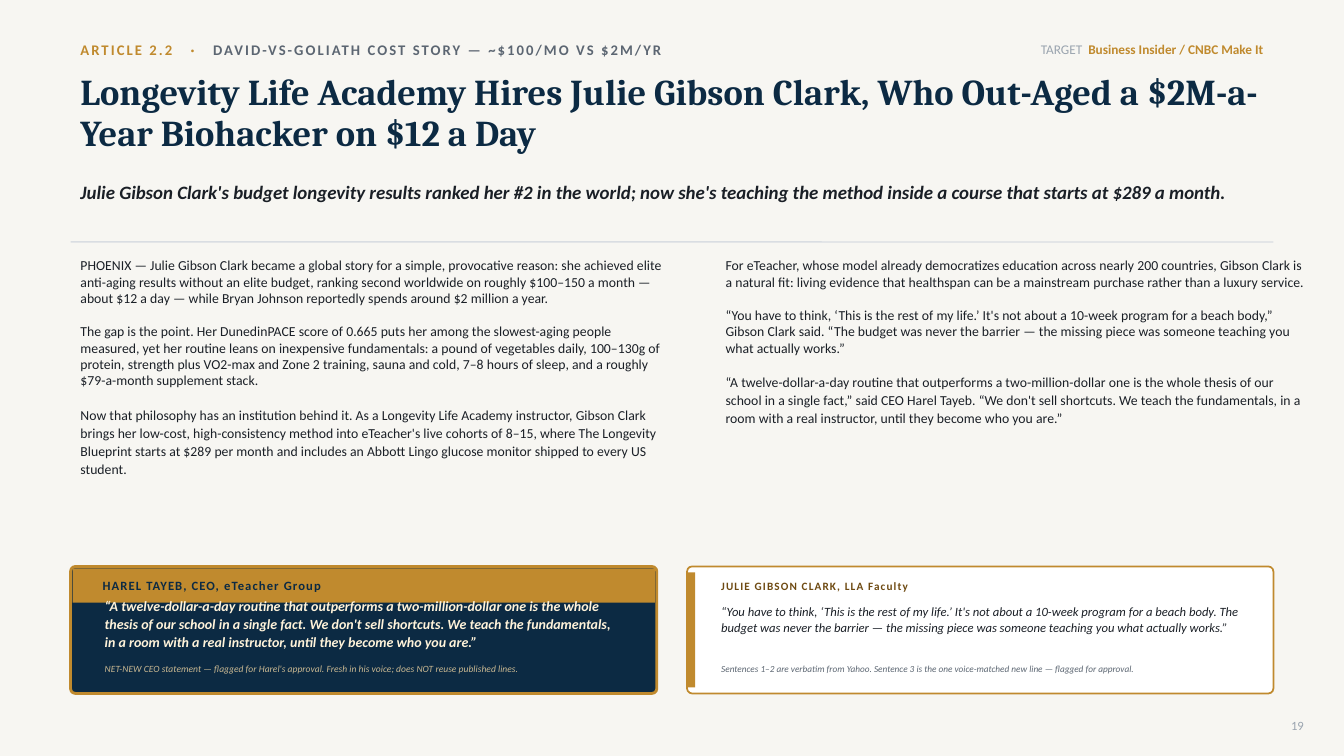
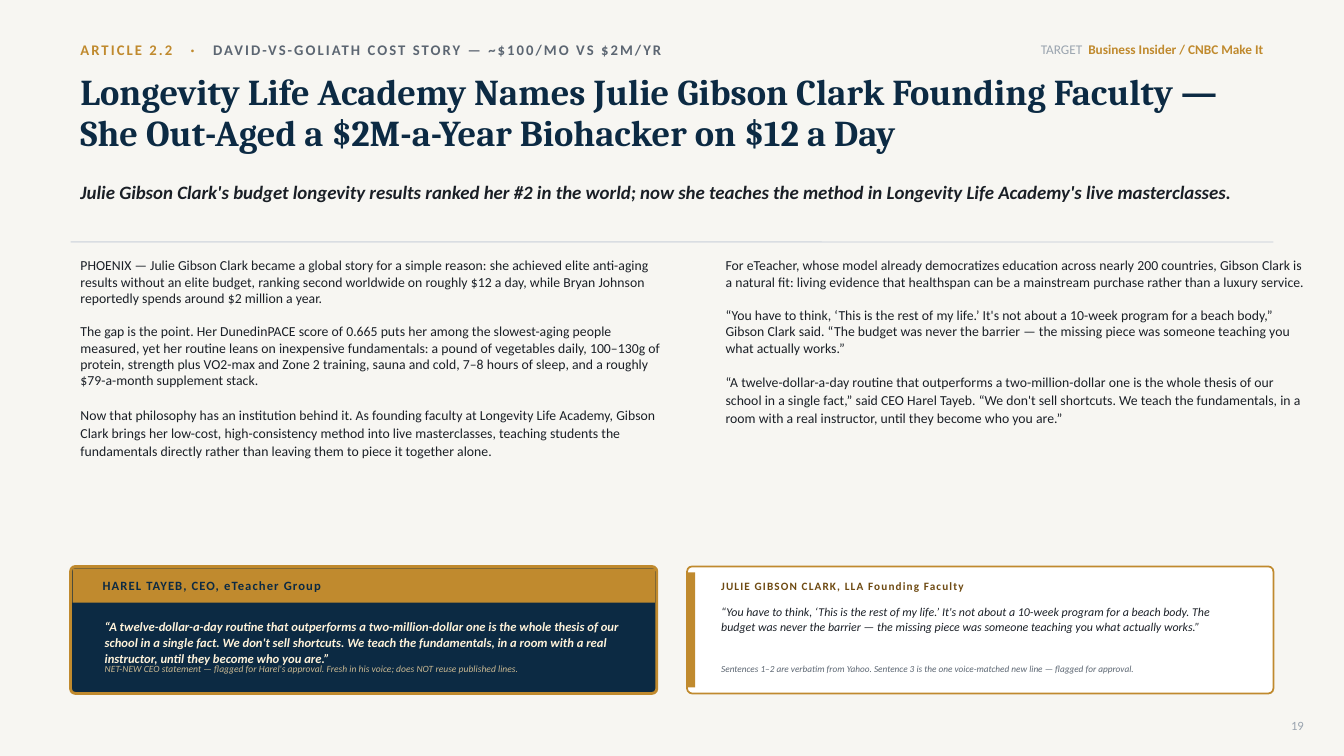
Before and after one commit to gitteromri-ux/eteacher-longevity-pr-campaign, a slide deck: slide 19 of eTeacher_Longevity_PR_Campaign.pptx. Drawn at 1344x756 pixels with LibreOffice and Linux fonts; fonts in the diff are those of the drawing. Boxes give left, top, right and bottom in pixels: in the first picture for what was removed or moved away, otherwise in the second. Text is boxed around its words. In the diff, an @@ line names an element or a change of style, - is before the commit and + after.

Commit message:
Julie = founding faculty teaching masterclasses (not the Blueprint); simplify openings

```diff
--- a/eTeacher_Longevity_PR_Campaign.pptx
+++ b/eTeacher_Longevity_PR_Campaign.pptx
@@ text at [80, 79, 1173, 154]: text changed @@
-Longevity Life Academy Hires Julie Gibson Clark, Who Out-Aged a $2M-a-Year Biohacker on $12 a Day
+Longevity Life Academy Names Julie Gibson Clark Founding Faculty — She Out-Aged a $2M-a-Year Biohacker on $12 a Day
@@ text at [80, 185, 1231, 202]: text changed @@
-Julie Gibson Clark's budget longevity results ranked her #2 in the world; now she's teaching the method inside a course that starts at $289 a month.
+Julie Gibson Clark's budget longevity results ranked her #2 in the world; now she teaches the method in Longevity Life Academy's live masterclasses.
@@ text at [80, 260, 659, 459]: text changed @@
-PHOENIX — Julie Gibson Clark became a global story for a simple, provocative reason: she achieved elite anti-aging results without an elite budget, ranking second worldwide on roughly $100–150 a month — about $12 a day — while Bryan Johnson reportedly spends around $2 million a year.
-The gap is the point. Her DunedinPACE score of 0.665 puts her among the slowest-aging people measured, yet her routine leans on inexpensive fundamentals: a pound of vegetables daily, 100–130g of protein, strength plus VO2-max and Zone 2 training, sauna and cold, 7–8 hours of sleep, and a roughly $79-a-month supplement stack.
-Now that philosophy has an institution behind it. As a Longevity Life Academy instructor, Gibson Clark brings her low-cost, high-consistency method into eTeacher's live cohorts of 8–15, where The Longevity Blueprint starts at $289 per month and includes an Abbott Lingo glucose monitor shipped to every US student.
+PHOENIX — Julie Gibson Clark became a global story for a simple reason: she achieved elite anti-aging results without an elite budget, ranking second worldwide on roughly $12 a day, while Bryan Johnson reportedly spends around $2 million a year.
+The gap is the point. Her DunedinPACE score of 0.665 puts her among the slowest-aging people measured, yet her routine leans on inexpensive fundamentals: a pound of vegetables daily, 100–130g of protein, strength plus VO2-max and Zone 2 training, sauna and cold, 7–8 hours of sleep, and a roughly $79-a-month supplement stack.
+Now that philosophy has an institution behind it. As founding faculty at Longevity Life Academy, Gibson Clark brings her low-cost, high-consistency method into live masterclasses, teaching students the fundamentals directly rather than leaving them to piece it together alone.
@@ text "“You have to think, ‘This ..." at [721, 607, 1210, 633]: size 9 to 8.5 pt; line spacing 1.06 to 1.05; vertical alignment middle to top @@
@@ text at [712, 575, 1254, 597]: text changed @@
-JULIE GIBSON CLARK, LLA Faculty
+JULIE GIBSON CLARK, LLA Founding Faculty
@@ text "“A twelve-dollar-a-day routine that outperforms ..." at [105, 622, 619, 666]: size 10 to 9 pt; line spacing 1.08 to 1.05; vertical alignment middle to top @@
```
Also in this commit, not shown: 22 other slides changed, 1 other file.
